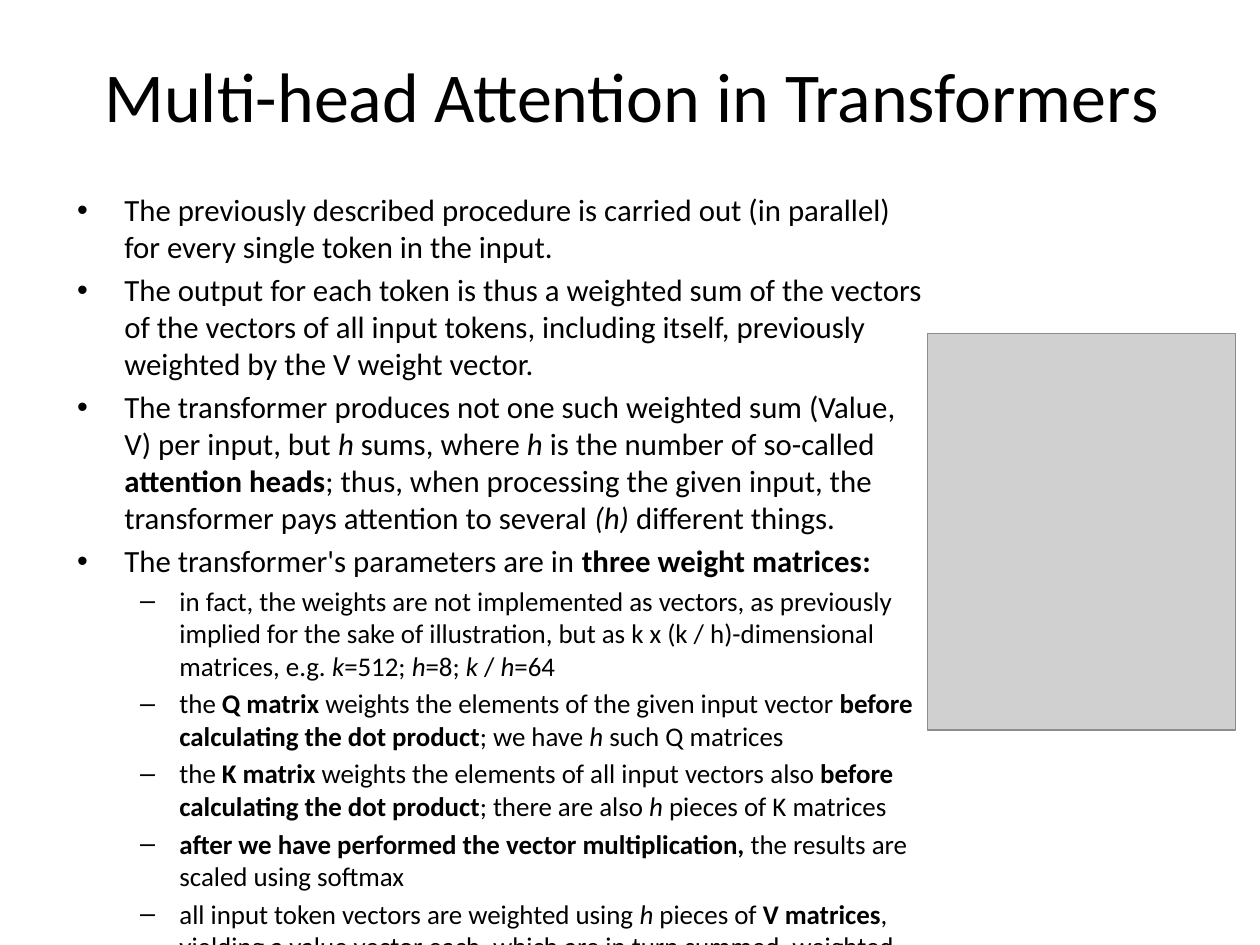
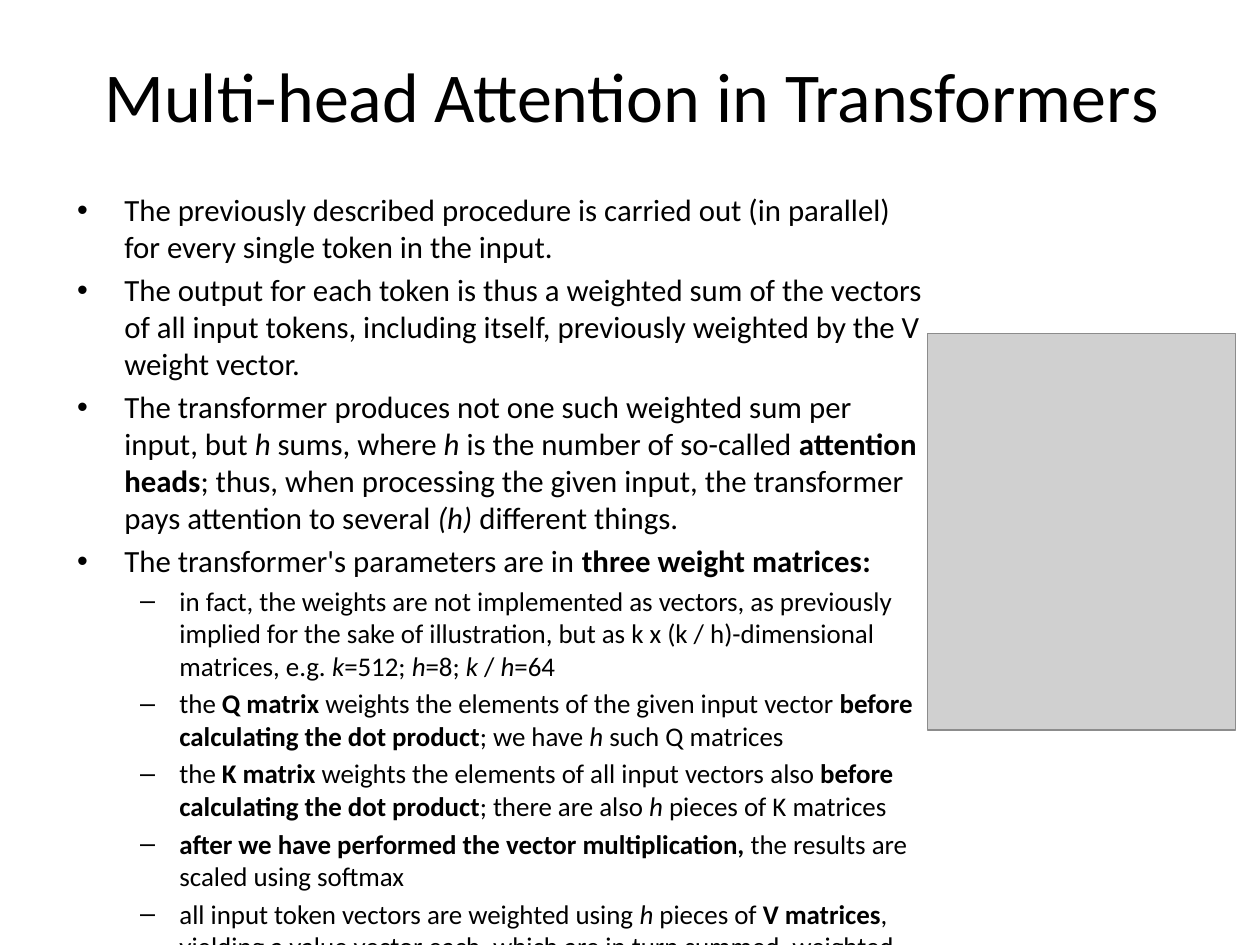
Before and after one commit to Clinical-Bioinformatics-Debrecen/generative_ai_2025, a slide deck: slide 19 of 6.pptx. Drawn at 1260x945 pixels with LibreOffice and Linux fonts; fonts in the diff are those of the drawing; grey boxes stand for pictures. Boxes give left, top, right and bottom in pixels: in the first picture for what was removed or moved away, otherwise in the second. Text is boxed around its words. In the diff, an @@ line names an element or a change of style, - is before the commit and + after.

Commit message:
Fix typos and other small mistakes

```diff
--- a/6.pptx
+++ b/6.pptx
@@ text at [124,279,922,535]: text changed @@
-• The output for each token is thus a weighted sum of the vectors of the vectors of all input tokens, including itself, previously weighted by the V weight vector.
-• The transformer produces not one such weighted sum (Value, V) per input, but h sums, where h is the number of so-called attention heads; thus, when processing the given input, the transformer pays attention to several (h) different things.
+• The output for each token is thus a weighted sum of the vectors of all input tokens, including itself, previously weighted by the V weight vector.
+• The transformer produces not one such weighted sum per input, but h sums, where h is the number of so-called attention heads; thus, when processing the given input, the transformer pays attention to several (h) different things.
```
Also in this commit, not shown: 6 other slides changed.
